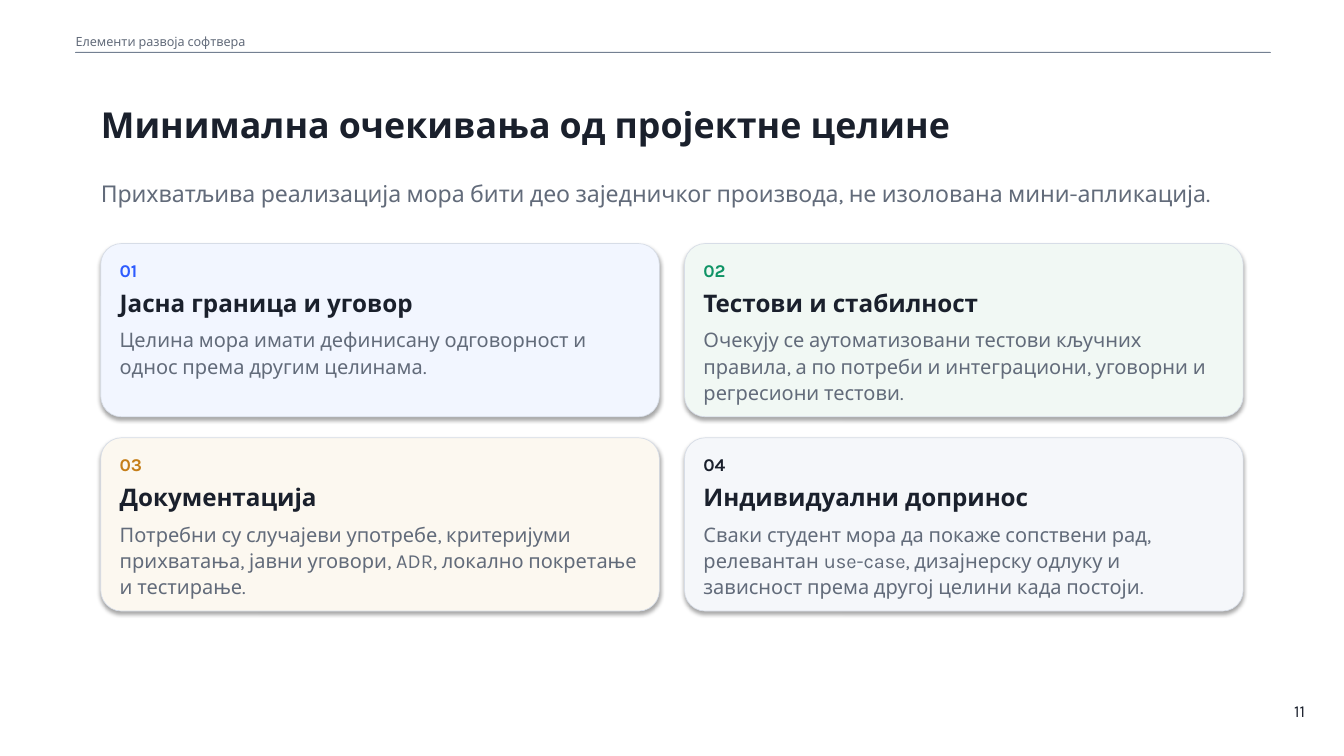
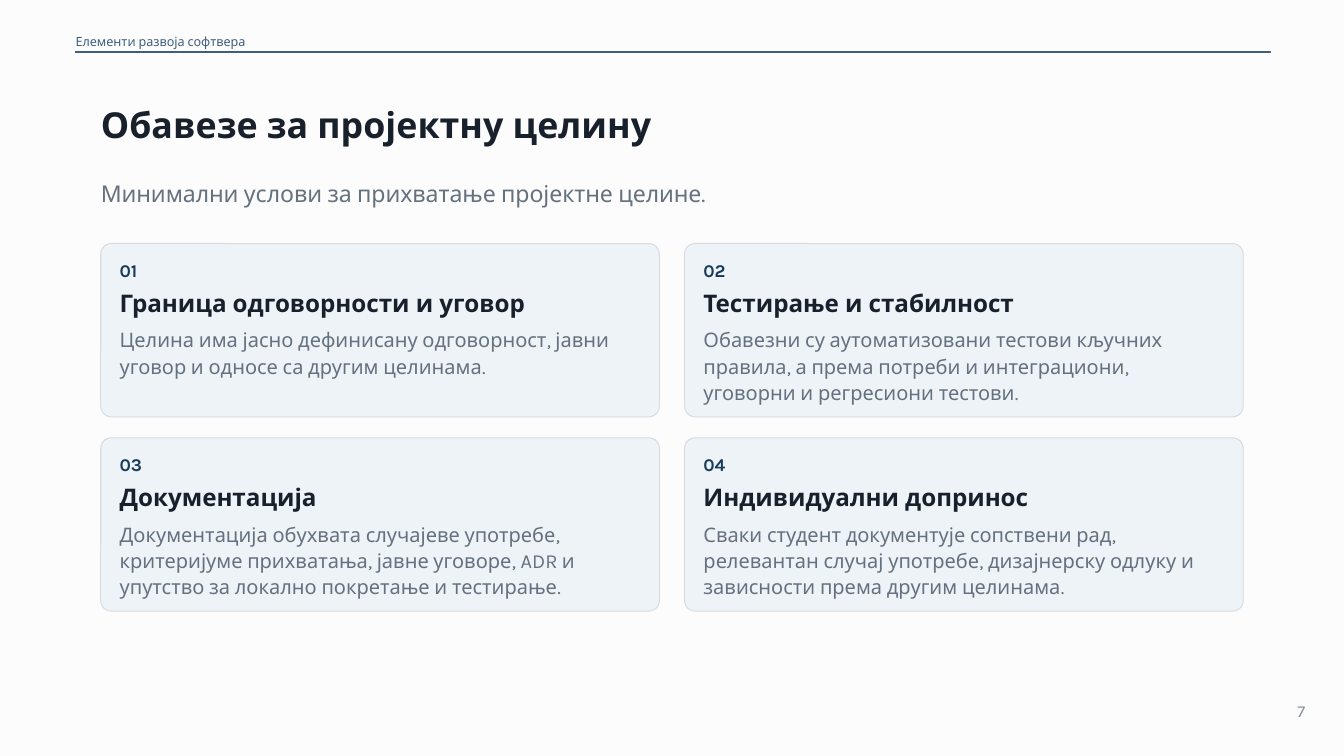
Before and after one commit to owlCoder/ftn-nastavni-materijali, a slide deck: slide 7 of 01 Elementi Razvoja Softvera/02 Prezentacije/PPTX/00_Osnovne_informacije.pptx (slide 11 before the commit). Drawn at 1344x756 pixels with LibreOffice and Linux fonts; fonts in the diff are those of the drawing. Boxes give left, top, right and bottom in pixels: in the first picture for what was removed or moved away, otherwise in the second. Text is boxed around its words. In the diff, an @@ line names an element or a change of style, - is before the commit and + after.

Commit message:
Update ERS navy theme and OIB presentation materials

```diff
--- a/01 Elementi Razvoja Softvera/02 Prezentacije/PPTX/00_Osnovne_informacije.pptx
+++ b/01 Elementi Razvoja Softvera/02 Prezentacije/PPTX/00_Osnovne_informacije.pptx
@@ background #FFFFFF to #FCFCFD @@
@@ text "Елементи развоја софтвера" at [76, 36, 246, 49]: text colour #626B7A to #3E5E7D @@
@@ rectangle at [76, 52, 1270, 53]: fill #748092 to #3E5E7D; outline #748092 0.3 pt to #3E5E7D 0.75 pt @@
@@ text at [101, 110, 652, 147]: text changed; text colour #1A202C to #18212B @@
-Минимална очекивања од пројектне целине
+Обавезе за пројектну целину
@@ text at [101, 185, 701, 208]: text changed; text colour #626B7A to #65717E @@
-Прихватљива реализација мора бити део заједничког производа, не изолована мини-апликација.
+Минимални услови за прихватање пројектне целине.
@@ rounded rectangle at [101, 244, 659, 417]: fill #F2F6FF to #EEF3F8; outline #D7DDE7 0.49 pt to #D6DCE2 0.75 pt; proportions changed @@
@@ text "01" at [120, 265, 138, 277]: text colour #2D5BFF to #183B5B @@
@@ rounded rectangle at [685, 244, 1243, 417]: fill #F1F8F4 to #EEF3F8; outline #D7DDE7 0.49 pt to #D6DCE2 0.75 pt; proportions changed @@
@@ text "02" at [703, 265, 725, 277]: text colour #109466 to #183B5B @@
@@ text at [120, 294, 525, 318]: text changed; text colour #1A202C to #18212B @@
-Јасна граница и уговор
+Граница одговорности и уговор
@@ text at [703, 293, 1014, 318]: text changed; text colour #1A202C to #18212B @@
-Тестови и стабилност
+Тестирање и стабилност
@@ text at [120, 332, 609, 379]: text changed; text colour #626B7A to #65717E @@
-Целина мора имати дефинисану одговорност и однос према другим целинама.
+Целина има јасно дефинисану одговорност, јавни уговор и односе са другим целинама.
@@ text at [703, 332, 1163, 405]: text changed; text colour #626B7A to #65717E @@
-Очекују се аутоматизовани тестови кључних правила, а по потреби и интеграциони, уговорни и регресиони тестови.
+Обавезни су аутоматизовани тестови кључних правила, а према потреби и интеграциони, уговорни и регресиони тестови.
@@ rounded rectangle at [101, 438, 659, 611]: fill #FCF8F0 to #EEF3F8; outline #D7DDE7 0.49 pt to #D6DCE2 0.75 pt; proportions changed @@
@@ rounded rectangle at [685, 438, 1243, 611]: fill #F5F7FA to #EEF3F8; outline #D7DDE7 0.49 pt to #D6DCE2 0.75 pt; proportions changed @@
@@ text "03" at [120, 459, 142, 472]: text colour #C57E18 to #183B5B @@
@@ text "04" at [703, 459, 725, 471]: text colour #1A202C to #183B5B @@
@@ text at [120, 527, 575, 599]: text changed; text colour #626B7A to #65717E @@
-Потребни су случајеви употребе, критеријуми прихватања, јавни уговори, ADR, локално покретање и тестирање.
+Документација обухвата случајеве употребе, критеријуме прихватања, јавне уговоре, ADR и упутство за локално покретање и тестирање.
@@ text at [703, 527, 1194, 599]: text changed; text colour #626B7A to #65717E @@
-Сваки студент мора да покаже сопствени рад, релевантан use-case, дизајнерску одлуку и зависност према другој целини када постоји.
+Сваки студент документује сопствени рад, релевантан случај употребе, дизајнерску одлуку и зависности према другим целинама.
@@ text at [1297, 706, 1305, 717]: text changed; text colour #1A202C to #87919C @@
-11
+7
```
Also in this commit, not shown: 6 other slides changed, 6 slides added, 7 slides removed, 36 other files.
